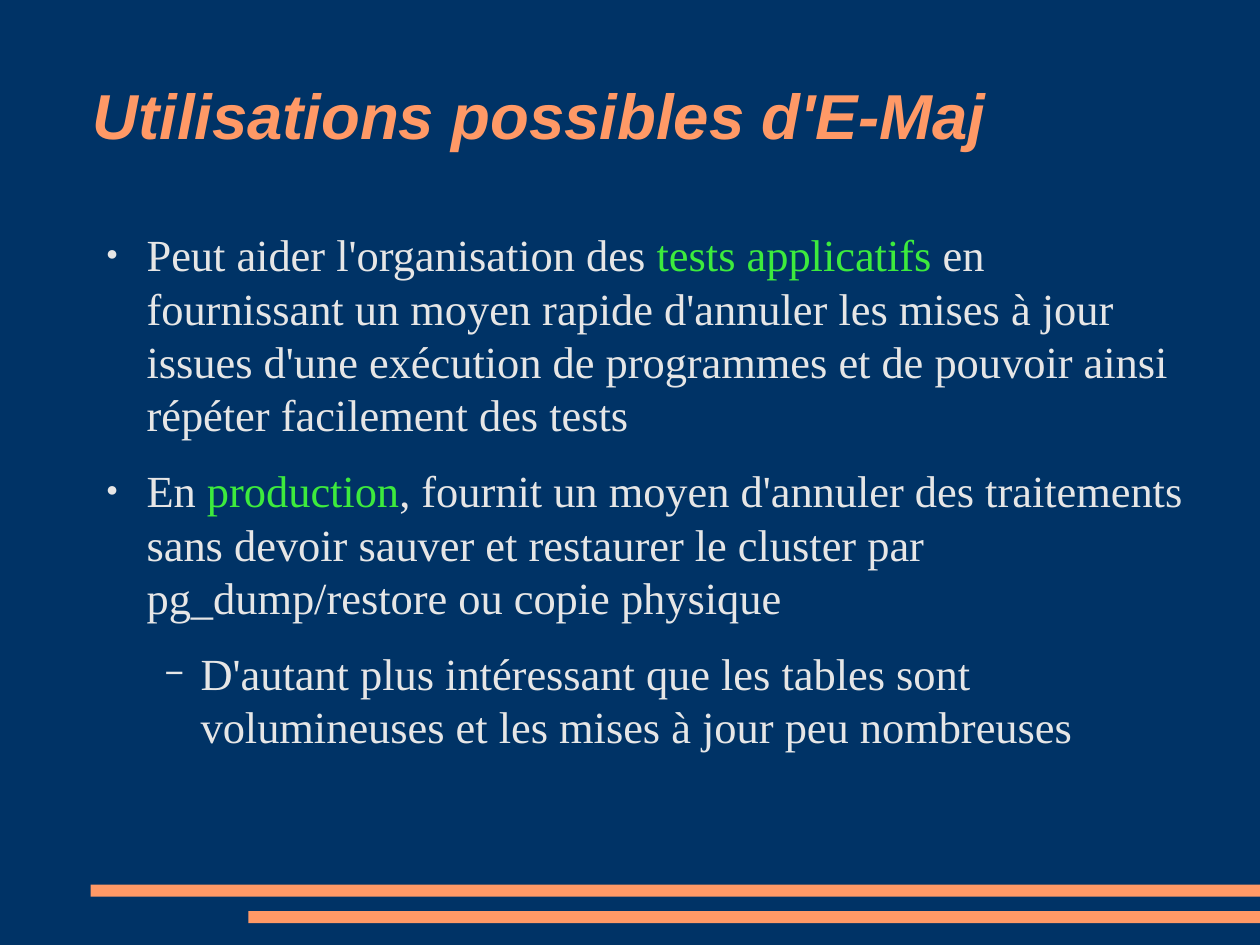
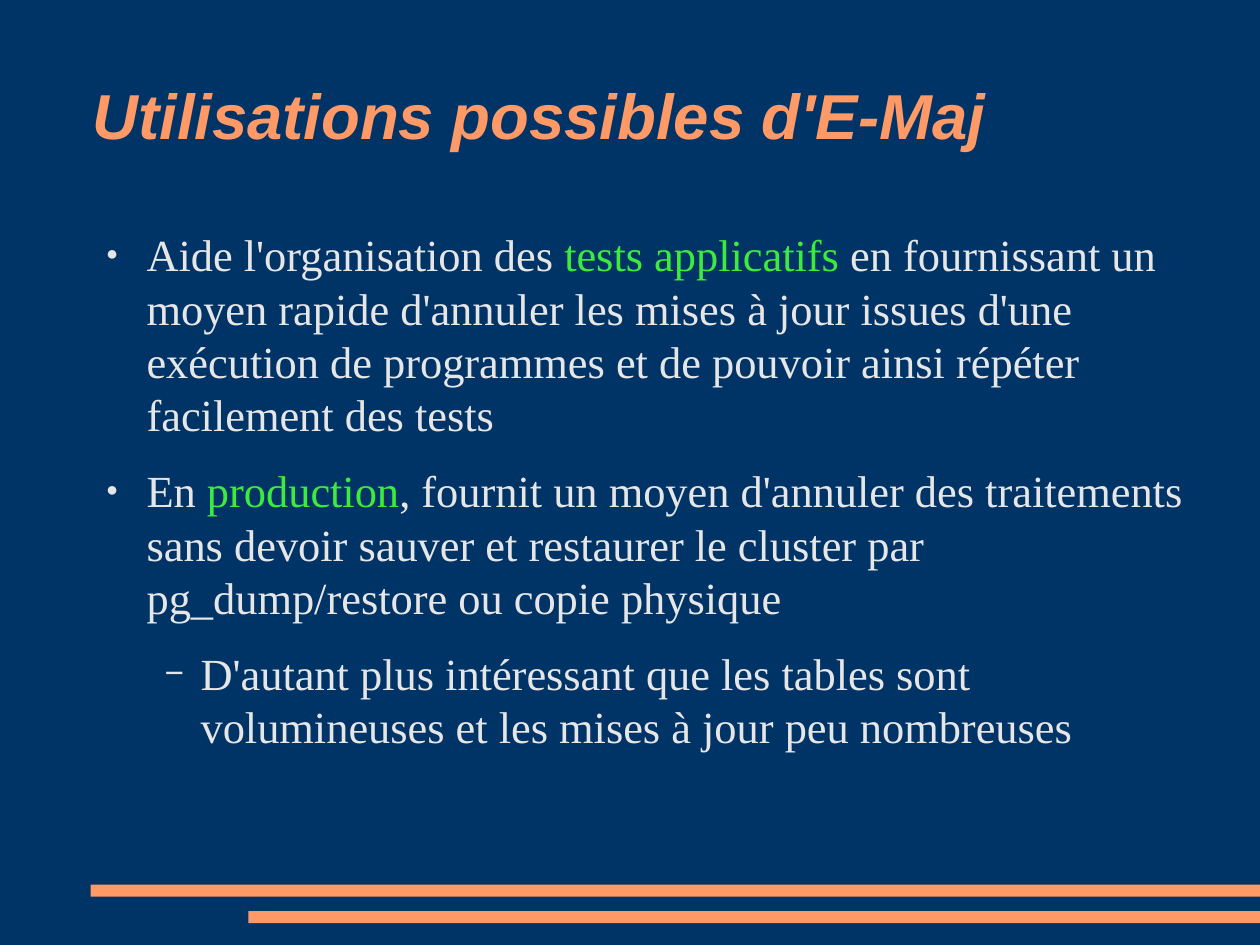
Before and after one commit to beaud76/emaj_doc, a slide deck: slide 19 of Emaj_pres_fr.odp (slide 17 before the commit). Drawn at 1260x945 pixels with LibreOffice and Linux fonts; fonts in the diff are those of the drawing. Boxes give left, top, right and bottom in pixels: in the first picture for what was removed or moved away, otherwise in the second. Text is boxed around its words. In the diff, an @@ line names an element or a change of style, - is before the commit and + after.

```diff
--- a/Emaj_pres_fr.odp
+++ b/Emaj_pres_fr.odp
@@ text at box(147, 239, 1155, 432): text changed @@
-● Peut aider l'organisation des tests applicatifs en fournissant un moyen rapide d'annuler les mises à jour issues d'une exécution de programmes et de pouvoir ainsi répéter facilement des tests
+● Aide l'organisation des tests applicatifs en fournissant un moyen rapide d'annuler les mises à jour issues d'une exécution de programmes et de pouvoir ainsi répéter facilement des tests
```
Also in this commit, not shown: 9 other slides changed, 3 slides added, 1 slide removed, 3 other files.
